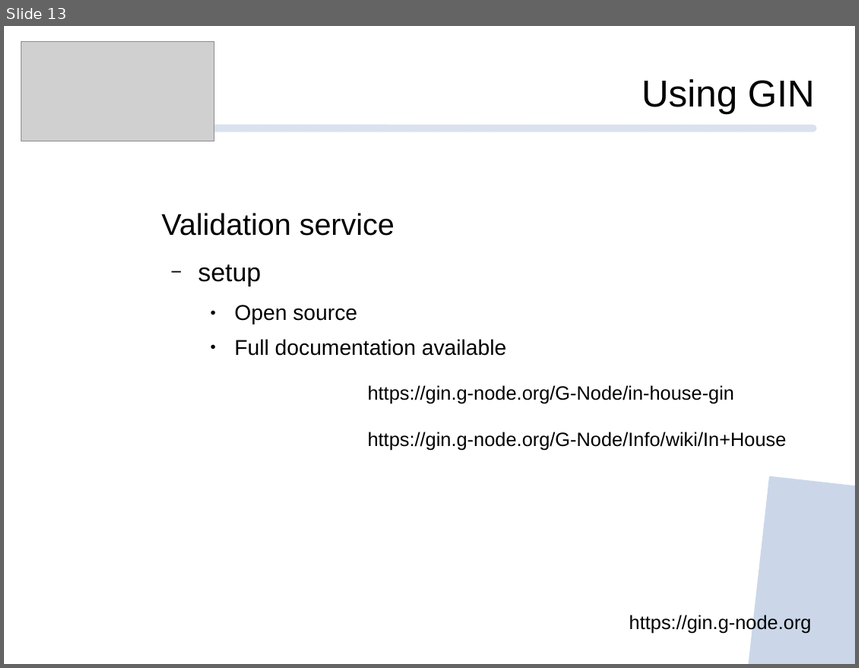
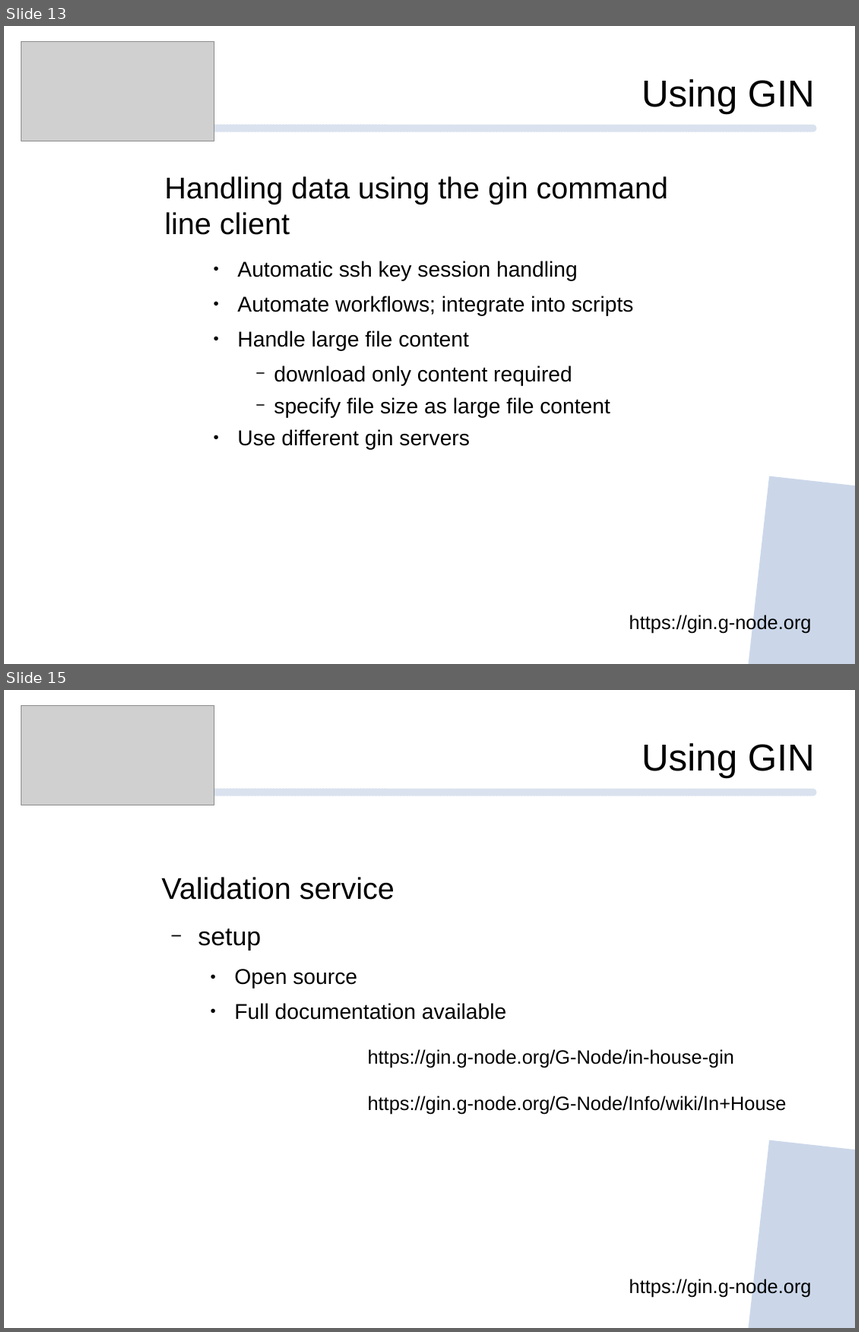
Before and after one commit to mpsonntag/prespost, a slide deck: 202209_INCF_online/202209_INCF_Online_GIN.odp. Shown one above the other, each under a label of ours: slide 13 before the commit, slides 13 and 15 after it; the slides between them are not shown. The pictures are 859x668 and 859x1332 pixels, drawn with LibreOffice and Linux fonts; fonts in the diff are those of the drawing; grey boxes stand for pictures; background and template pictures are left out. Boxes give left, top, right and bottom in pixels: in the first picture for what was removed or moved away, otherwise in the second. Text is boxed around its words. In the diff, an @@ line names an element or a change of style, - is before the commit and + after.

```diff
--- a/202209_INCF_online/202209_INCF_Online_GIN.odp
+++ b/202209_INCF_online/202209_INCF_Online_GIN.odp
@@ slide 13 added at box(4, 26, 855, 664), background #FFFFFF; not listed: 2 template elements that a slide beside it also shows @@
@@ picture added at box(21, 41, 214, 141) @@
@@ text added at box(642, 79, 815, 113), 35 pt, text #000000 @@
+Using GIN
@@ text added at box(164, 176, 668, 446), 20 pt, text #000000 @@
+Handling data using the gin command line client
+    ● Automatic ssh key session handling
+    ● Automate workflows; integrate into scripts
+    ● Handle large file content
+      − download only content required
+      − specify file size as large file content
+    ● Use different gin servers
@@ text added at box(629, 614, 812, 634), 18 pt, text #000000 @@
+https://gin.g-node.org
@@ what was slide 13 is now slide 15 @@
```
Also in this commit, not shown: 1 slide changed, 1 other slide added, 1 other file.
